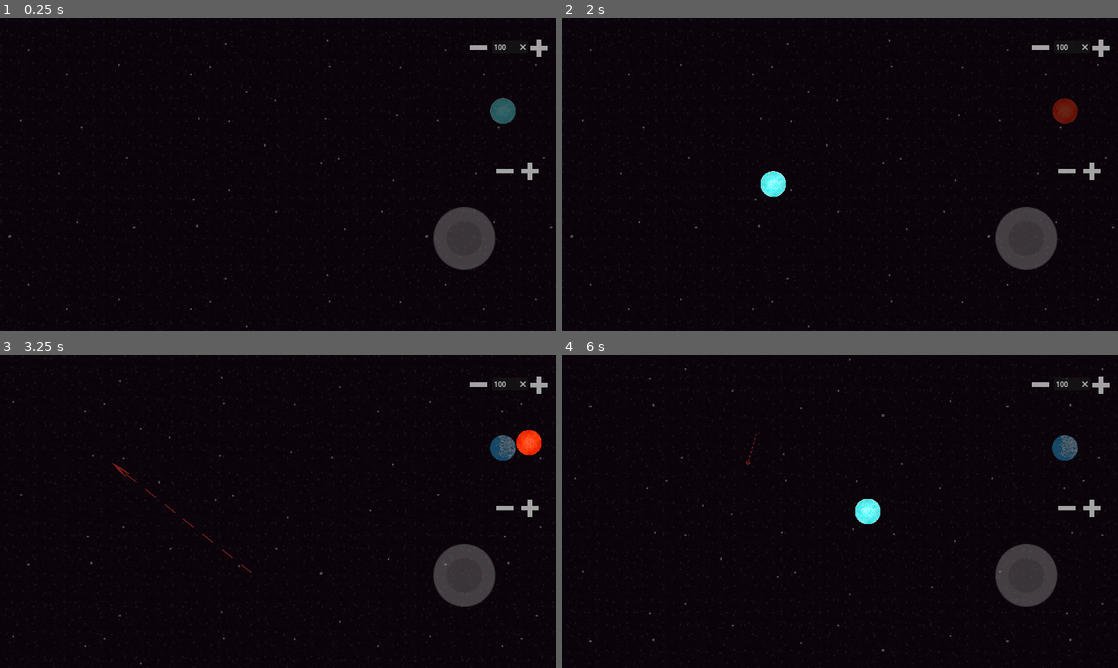
Above: before the commit, frames 1-4 (two rows, left to right).
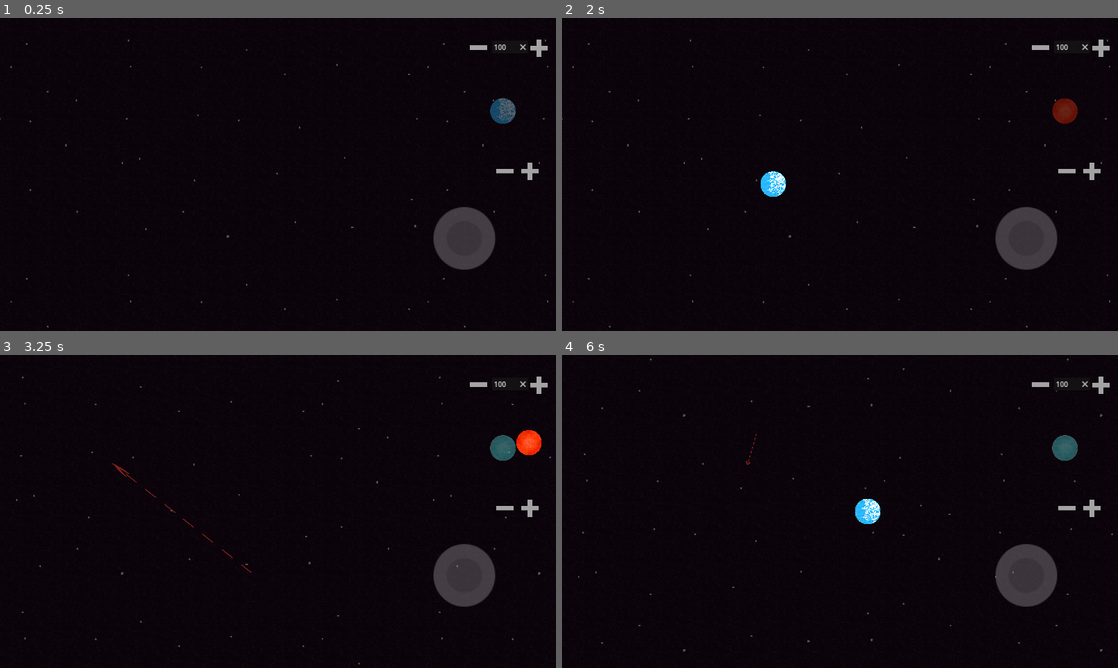
Above: after the commit, the same moments.

Repository: ArielLeiva/SimulacionGravitacional
Game: Godot game, scene res://scenes/space.tscn
Two runs of this game, one before a commit and one after it. Both use one fixed random seed, a clock stepped at 60 frames per second and the inputs below. Sound files missing from this copy of the repository are replaced by a short silence.
Inputs (mouse positions are in pixels of both pictures, inside the frame that each line leads up to):
- Up to frame 1 (0.25 s): no input
- Up to frame 2 (2 s): tap Enter at 0.5 s; move the mouse to (962, 158) at 0.52 s; press the mouse at (962, 158) at 0.53 s; hold F (fast_forward) 0.53-1.25 s; release the mouse at (962, 158) at 1.25 s; tap R (restart_scene) at 1.25 s; drag from (728, 190) to (840, 174) at 1.27 s
- Up to frame 3 (3.25 s): move the mouse to (333, 442) at 2.02 s; hold F (fast_forward) 2.03-2.75 s; hold Left (camera_left) 2.03-2.75 s; click (333, 442) at 2.3 s; drag from (250, 574) to (111, 464) at 2.77 s
- Up to frame 4 (6 s): move the mouse to (1006, 558) at 3.52 s; hold Up (camera_up) 3.53-4.25 s; click (1006, 558) at 3.8 s; drag from (673, 464) to (756, 433) at 4.27 s; move the mouse to (867, 511) at 5.02 s; press the mouse at (867, 511) at 5.03 s; release the mouse at (867, 511) at 5.75 s; drag from (756, 433) to (728, 527) at 5.77 s

The runs differ from the first frame. In frame 1, 0.4% of the frame differs, in the area x 0-100%, y 6-99%; in frame 2, 0.5%; in frame 3, 0.4%; in frame 4, 0.7%, in the area x 2-100%, y 1-95%.

Commit message:
Rediseñado sistema de lectura de sprites y habilitada camara libre como opcion

Diff:
--- a/scenes/TextEdit.gd
+++ /dev/null
@@ -1 +0,0 @@
-extends TextEdit
--- a/scenes/UI.tscn
+++ b/scenes/UI.tscn
@@ -4,8 +4,8 @@
 [ext_resource type="Texture2D" uid="uid://bq3r5xdeeakn6" path="res://assets/stop.png" id="2_oec4u"]
 [ext_resource type="Texture2D" uid="uid://dfr0gwenfw7w0" path="res://assets/more.png" id="3_h5t4i"]
 [ext_resource type="Texture2D" uid="uid://c7agfl815n7ih" path="res://assets/less.png" id="4_pu8g2"]
-[ext_resource type="Texture2D" uid="uid://4famnhsrskd4" path="res://assets/electron.png" id="5_w1w1x"]
-[ext_resource type="Script" path="res://scenes/prev.gd" id="6_4seju"]
+[ext_resource type="Texture2D" uid="uid://cdum2p75dfjt7" path="res://assets/default.png" id="5_jw24e"]
+[ext_resource type="Script" path="res://scripts/prev.gd" id="6_n75wi"]
 
 [node name="UI" type="CanvasLayer"]
 script = ExtResource("1_e3c31")
@@ -69,7 +69,7 @@
 [node name="prev" type="Sprite2D" parent="VBoxContainer" groups=["previsualization"]]
 modulate = Color(1, 1, 1, 0.376471)
 position = Vector2(25, 162)
-texture = ExtResource("5_w1w1x")
-script = ExtResource("6_4seju")
+texture = ExtResource("5_jw24e")
+script = ExtResource("6_n75wi")
 
 [connection signal="text_submitted" from="VBoxContainer/mass_counter" to="." method="_on_line_edit_text_submitted"]
--- a/scenes/arrow.tscn
+++ b/scenes/arrow.tscn
@@ -1,10 +1,10 @@
 [gd_scene load_steps=3 format=3 uid="uid://hq4uhs38wskj"]
 
 [ext_resource type="Texture2D" uid="uid://c5llexpitfhqg" path="res://assets/flecha.png" id="1_eaqyx"]
-[ext_resource type="Script" path="res://scenes/arrow.gd" id="1_sbngf"]
+[ext_resource type="Script" path="res://scripts/arrow.gd" id="1_lxe61"]
 
 [node name="Arrow" type="Node2D"]
-script = ExtResource("1_sbngf")
+script = ExtResource("1_lxe61")
 
 [node name="sprite" type="Sprite2D" parent="."]
 position = Vector2(360, 8.985)
--- a/scenes/balls.tscn
+++ b/scenes/balls.tscn
@@ -4,7 +4,8 @@
 [ext_resource type="Texture2D" uid="uid://dxl2e42w03ssw" path="res://assets/celestial_bodies/enana_blanca.png" id="2_4dy5d"]
 
 [sub_resource type="PhysicsMaterial" id="PhysicsMaterial_j0yhm"]
-friction = 0.0
+friction = 0.29
+bounce = 0.17
 
 [sub_resource type="CircleShape2D" id="CircleShape2D_04t88"]
 radius = 59.5
@@ -21,4 +22,3 @@
 
 [node name="CollisionShape2D" type="CollisionShape2D" parent="."]
 shape = SubResource("CircleShape2D_04t88")
-disabled = true
--- /dev/null
+++ b/scenes/container.gd
@@ -0,0 +1,10 @@
+extends Node2D
+
+var camera = Camera2D
+
+# Called when the node enters the scene tree for the first time.
+func _ready():
+	camera = get_tree().get_first_node_in_group("camera")
+	if !camera.limited_camera:
+		for x in get_tree().get_nodes_in_group("collisions"):
+			x.disabled = true
--- a/scenes/container.tscn
+++ b/scenes/container.tscn
@@ -1,6 +1,8 @@
-[gd_scene load_steps=6 format=3 uid="uid://7x1we8o3gs3j"]
+[gd_scene load_steps=8 format=3 uid="uid://7x1we8o3gs3j"]
 
-[ext_resource type="Script" path="res://scenes/node_killing.gd" id="1_joepu"]
+[ext_resource type="Script" path="res://scenes/container.gd" id="1_ada0w"]
+[ext_resource type="Script" path="res://scripts/node_killing.gd" id="1_mei8t"]
+[ext_resource type="Script" path="res://scenes/parallax.gd" id="2_hmn4w"]
 [ext_resource type="Texture2D" uid="uid://blhr5qcj8mc1a" path="res://assets/fondo.png" id="2_nynu6"]
 
 [sub_resource type="RectangleShape2D" id="RectangleShape2D_6ujro"]
@@ -12,40 +14,48 @@
 [sub_resource type="RectangleShape2D" id="RectangleShape2D_v3ujm"]
 size = Vector2(7680, 8)
 
-[node name="Node2D" type="Node2D"]
+[node name="container" type="Node2D"]
+script = ExtResource("1_ada0w")
 
 [node name="LivingZone" type="Area2D" parent="."]
-script = ExtResource("1_joepu")
-
-[node name="TextureRect" type="TextureRect" parent="LivingZone"]
-offset_left = -8253.0
-offset_top = -5009.0
-offset_right = 9205.0
-offset_bottom = 3741.0
-texture = ExtResource("2_nynu6")
-stretch_mode = 1
+script = ExtResource("1_mei8t")
 
 [node name="CollisionShape2D" type="CollisionShape2D" parent="LivingZone" groups=["container"]]
 visible = false
 shape = SubResource("RectangleShape2D_6ujro")
+disabled = true
+
+[node name="ParallaxBackground" type="ParallaxBackground" parent="LivingZone"]
+script = ExtResource("2_hmn4w")
+
+[node name="ParallaxLayer" type="ParallaxLayer" parent="LivingZone/ParallaxBackground"]
+motion_mirroring = Vector2(7680, 4320)
+
+[node name="TextureRect" type="TextureRect" parent="LivingZone/ParallaxBackground/ParallaxLayer"]
+offset_left = -9169.0
+offset_top = -5009.0
+offset_right = 9205.0
+offset_bottom = 5088.0
+texture = ExtResource("2_nynu6")
+stretch_mode = 1
 
 [node name="walls" type="StaticBody2D" parent="."]
 
-[node name="CollisionShape2D" type="CollisionShape2D" parent="walls"]
+[node name="LeftWall" type="CollisionShape2D" parent="walls" groups=["collisions"]]
 position = Vector2(-3846, -2)
 shape = SubResource("RectangleShape2D_spnkb")
 
-[node name="CollisionShape2D2" type="CollisionShape2D" parent="walls"]
+[node name="RightWall" type="CollisionShape2D" parent="walls" groups=["collisions"]]
 position = Vector2(3846, 1)
 shape = SubResource("RectangleShape2D_spnkb")
 
 [node name="up_down" type="StaticBody2D" parent="."]
 
-[node name="CollisionShape2D" type="CollisionShape2D" parent="up_down"]
+[node name="CollisionShape2D" type="CollisionShape2D" parent="up_down" groups=["collisions"]]
 position = Vector2(0, -2181)
 shape = SubResource("RectangleShape2D_v3ujm")
 
-[node name="CollisionShape2D2" type="CollisionShape2D" parent="up_down"]
+[node name="CollisionShape2D2" type="CollisionShape2D" parent="up_down" groups=["collisions"]]
 position = Vector2(0, 2166)
 shape = SubResource("RectangleShape2D_v3ujm")
 
--- /dev/null
+++ b/scenes/parallax.gd
@@ -0,0 +1,7 @@
+extends ParallaxBackground
+
+var camera = Camera2D
+
+func _ready():
+	camera = get_tree().get_first_node_in_group("camera")
+	scroll_offset = camera.offset
--- a/scenes/space.tscn
+++ b/scenes/space.tscn
@@ -3,9 +3,9 @@
 [ext_resource type="PackedScene" uid="uid://7x1we8o3gs3j" path="res://scenes/container.tscn" id="1_fgcaj"]
 [ext_resource type="PackedScene" uid="uid://ds146y5rievr3" path="res://scenes/UI.tscn" id="2_leqvt"]
 [ext_resource type="PackedScene" uid="uid://hq4uhs38wskj" path="res://scenes/arrow.tscn" id="5_pxeq6"]
-[ext_resource type="AudioStream" uid="uid://ccpf1ud2lfcfs" path="res://assets/in_space.mp3" id="6_krmbk"]
+[ext_resource type="AudioStream" uid="uid://ccpf1ud2lfcfs" path="res://assets/music/in_space.mp3" id="6_krmbk"]
 [ext_resource type="Script" path="res://scripts/movecam.gd" id="6_nfv5j"]
-[ext_resource type="Script" path="res://scenes/Music.gd" id="7_kfu06"]
+[ext_resource type="Script" path="res://scripts/Music.gd" id="7_kfu06"]
 [ext_resource type="Script" path="res://scripts/stage.gd" id="7_netmt"]
 
 [node name="Node2D" type="Node2D"]
@@ -17,6 +17,7 @@
 [node name="Camera" type="Camera2D" parent="." groups=["camera"]]
 zoom = Vector2(0.5, 0.5)
 script = ExtResource("6_nfv5j")
+limited_camera = false
 
 [node name="buttons" type="Node" parent="Camera"]
 
--- a/scripts/movecam.gd
+++ b/scripts/movecam.gd
@@ -8,6 +8,7 @@
 var cont_limit = Vector2.ZERO
 var camera_limit = Vector2(1280,720)
 
+@export var limited_camera: bool = true
 var min_zoom = Vector2(0.17,0.17)
 var max_zoom = Vector2(2,2)
 var des_zoom = Vector2(0.5,0.5)
@@ -25,7 +26,7 @@
 
 func inside_container(coord):
 	var cont_border = container.shape.size / 2
-	return coord < cont_border and coord >= -cont_border
+	return (coord < cont_border and coord >= -cont_border) or !limited_camera
 
 func camera_to_global(coordinate):
 	return coordinate * (1/zoom.x) - Vector2(1280/(2*zoom.x),720/(2*zoom.y)) + offset
@@ -37,6 +38,7 @@
 	get_tree().get_first_node_in_group("previsualization").update_scale()
 	cont_limit = Vector2((cont_width-1280/zoom.x)/2, (cont_height - 720/zoom.y)/2)
 
+	# Camera keyboard moving
 	var vel = Vector2(0,0)
 	if Input.is_action_pressed("camera_up"):
 		vel.y -= 1
@@ -47,6 +49,7 @@
 	if Input.is_action_pressed("camera_right"):
 		vel.x += 1
 
+	# Camera dragging movement
 	if (!drag_held and Input.is_action_pressed("drag_camera")):
 		drag_held = true
 		old_offset = offset
@@ -59,7 +62,10 @@
 	vel = vel.normalized()
 
 	des_offset += delta * speed *vel
-	offset = des_offset.clamp(-cont_limit, cont_limit)
+	if limited_camera:
+		offset = des_offset.clamp(-cont_limit, cont_limit)
+	else:
+		offset = des_offset
 
 func _unhandled_input(event):
 	if event is InputEventMouseButton:
--- a/scripts/stage.gd
+++ b/scripts/stage.gd
@@ -68,7 +68,6 @@
 		elif Input.is_action_just_released("l_click"):
 			var x = ball.instantiate()
 			x.position = global_clicked_pos
-			print(glob.new_mass)
 			x.mass = glob.new_mass
 			x.proportion = glob.new_vol
 			x.linear_velocity = init_vector / camera.zoom.x
--- a/scripts/vars.gd
+++ b/scripts/vars.gd
@@ -27,8 +27,9 @@
 		var file_name = dir.get_next()
 		var sprite = Texture2D
 		while file_name != "":
-			if file_name.ends_with(".png"):
-				sprite = load(path + file_name)
+			print(file_name)
+			if file_name.ends_with(".png.import"):
+				sprite = load(path + file_name.trim_suffix(".import"))
 				sprites.append(sprite)
 			file_name = dir.get_next()
 		dir.list_dir_end()
@@ -37,7 +38,7 @@
 
 func set_random_sprite():
 	var prev = get_tree().get_first_node_in_group("previsualization")
-	if sprites:
+	if sprites.size() != 0:
 		new_sprite = sprites[randi() % sprites.size()]
 		if prev:
 			prev.texture = new_sprite
Binary file removed: assets/ball.png
Not shown, removed: assets/ball.png.import
Renamed: assets/electron.png -> assets/default.png
Not shown, added: assets/default.png.import
Not shown, removed: assets/electron.png.import
Not shown, removed: assets/in_space.mp3.import
Not shown, removed: assets/in_space.ogg.import
Not shown, removed: assets/in_space.wav.import
Not shown, added: assets/music/in_space.mp3.import
Not shown, changed: export_presets.cfg
Renamed: scenes/Music.gd -> scripts/Music.gd
Renamed: scenes/arrow.gd -> scripts/arrow.gd
(and 7 more such lines)
